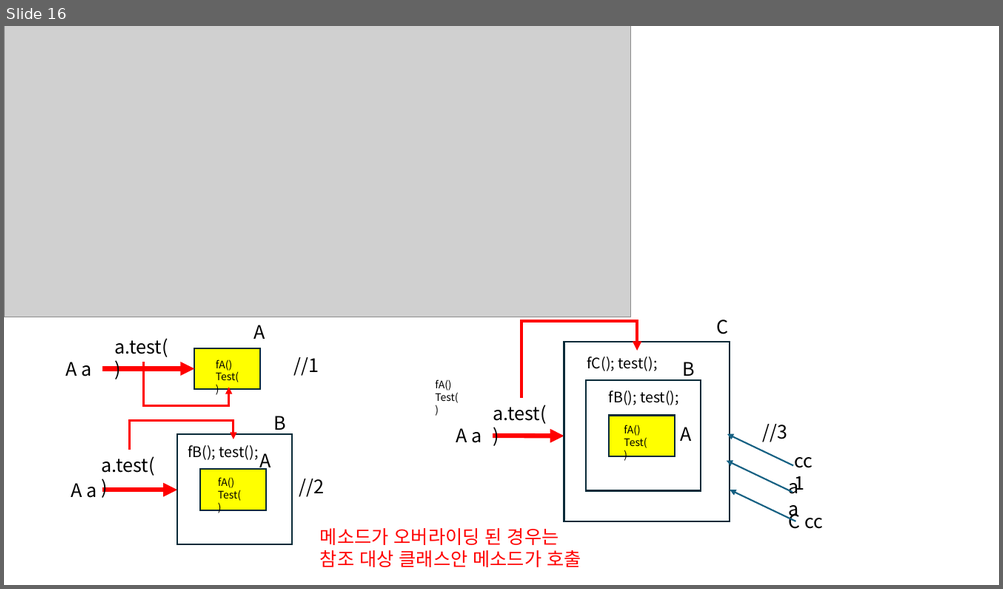
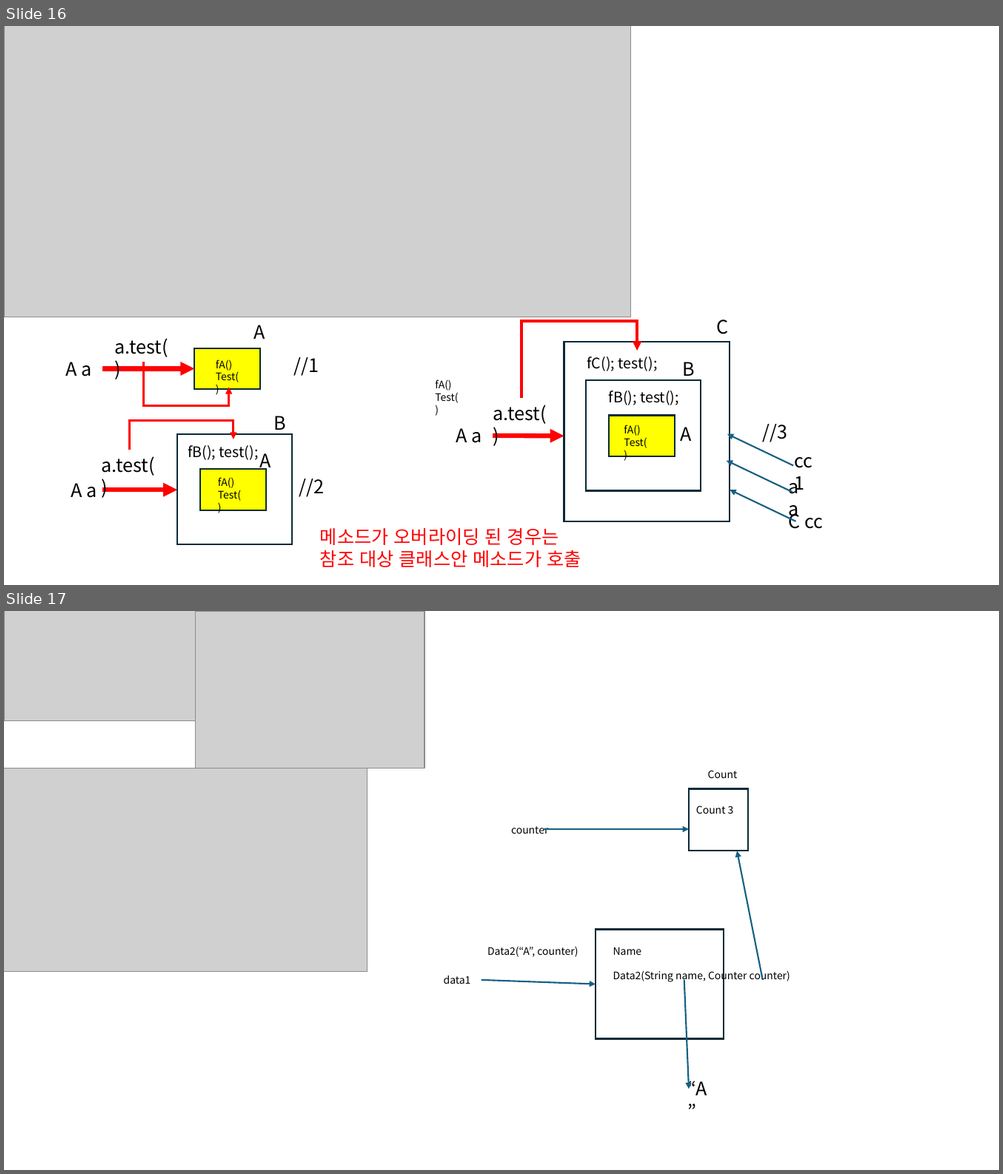
Before and after one commit to sinaboro/Java_20251020, a slide deck: java수업.pptm. Shown one above the other, each under a label of ours: slide 16 before the commit, slides 16 and 17 after it. The pictures are 1003x589 and 1003x1174 pixels, drawn with LibreOffice and Linux fonts; fonts in the diff are those of the drawing; grey boxes stand for pictures. Boxes give left, top, right and bottom in pixels: in the first picture for what was removed or moved away, otherwise in the second. Text is boxed around its words. In the diff, an @@ line names an element or a change of style, - is before the commit and + after.

```diff
--- a/java수업.pptm
+++ b/java수업.pptm
@@ slide 17 added at (x1=4, y1=611, x2=999, y2=1170), background #FFFFFF @@
@@ picture added at (x1=4, y1=611, x2=195, y2=721) @@
@@ picture added at (x1=195, y1=611, x2=424, y2=768) @@
@@ picture added at (x1=4, y1=768, x2=367, y2=971) @@
@@ text added at (x1=708, y1=770, x2=737, y2=778), 10 pt, text #000000 @@
+Count
@@ rectangle added at (x1=689, y1=789, x2=748, y2=851), outline #092A39 1.5 pt @@
@@ text added at (x1=696, y1=806, x2=734, y2=814), 10 pt, text #000000 @@
+Count 3
@@ text added at (x1=511, y1=826, x2=548, y2=834), 10 pt, text #000000 @@
+counter
@@ arrow added from (543, 829) to (689, 829), #156082 1.5 pt @@
@@ arrow added from (762, 980) to (737, 851), #156082 1.5 pt @@
@@ rectangle added at (x1=596, y1=930, x2=724, y2=1039), outline #092A39 1.5 pt @@
@@ text added at (x1=487, y1=946, x2=578, y2=957), 10 pt, text #000000 @@
+Data2(“A”, counter)
@@ text added at (x1=613, y1=947, x2=790, y2=983), 10 pt, text #000000 @@
+Name
+Data2(String name, Counter counter)
@@ text added at (x1=444, y1=976, x2=471, y2=984), 10 pt, text #000000 @@
+data1
@@ arrow added from (481, 980) to (596, 985), #156082 1.5 pt @@
@@ arrow added from (684, 980) to (689, 1089), #156082 1.5 pt @@
@@ text added at (x1=688, y1=1077, x2=707, y2=1096), 18 pt, text #000000 @@
+“A”
```
Also in this commit, not shown: 2 other slides added, 8 other files.
